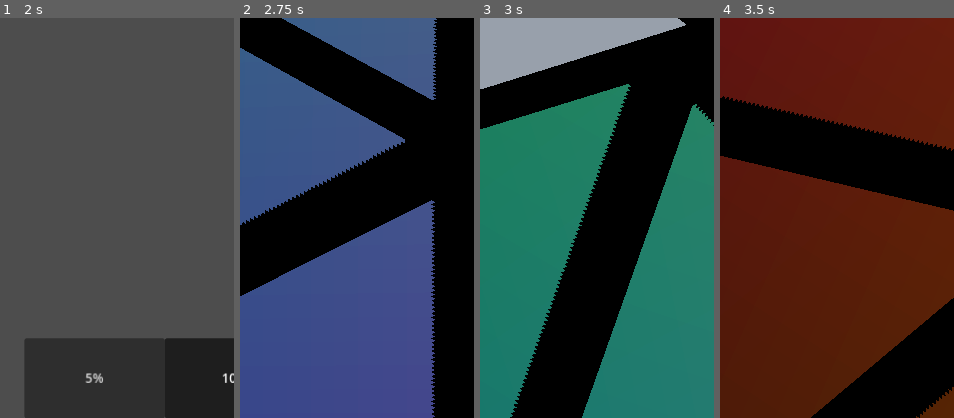
Above: before the commit, frames 1-4 (left to right).
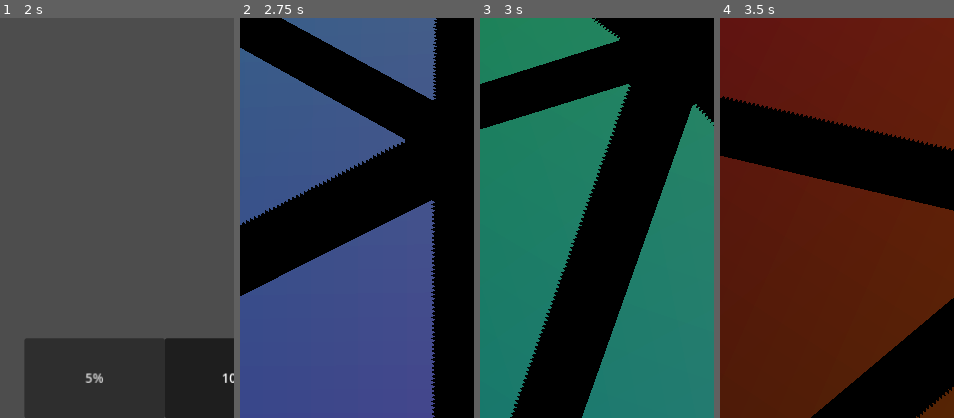
Above: after the commit, the same moments.

Repository: WalynC/sphereSweeperGodot
Game: Godot game, scene res://mainScenes/menu_scene.tscn
Same seed, same stepped clock (60 frames per second), same inputs: the game is played once before the commit and once after it. This scene is started directly instead of the project's main scene.
Inputs (mouse positions are % of the whole screen's width and height, from its top left):
- Up to frame 1 (2 s): click "new" at 0.5 s; tap Enter at 1.25 s; move the mouse to (72, 45) at 1.27 s; hold Right (ui_right) from 1.28 s (still down); hold Down (scroll_down) from 1.28 s (still down); click (72, 45) at 1.42 s
- Up to frame 2 (2.75 s): release Right (ui_right) at 2 s; release Down (scroll_down) at 2 s; click "play" at 2 s
- Up to frame 3 (3 s): drag from (30, 55) to (45, 70) at 2.77 s
- Up to frame 4 (3.5 s): no input
The pictures show only the part of the screen within x 0-50%, y 0-50%; the shares and areas given below are measured in that part.

Frames 1-2 are identical in both runs. In frame 3, 8.7% of the frame differs, in the area x 0-89%, y 0-18%; in frame 4, nothing differs.

Commit message:
Glow effect now functional

Diff:
--- a/Board.gd
+++ b/Board.gd
@@ -292,7 +292,6 @@
 	arrays[Mesh.ARRAY_COLOR] = colors
 	gm.mainMesh.mesh.add_surface_from_arrays(Mesh.PRIMITIVE_TRIANGLES, arrays)
 	gm.glowMesh.Setup(vertices, tris)
-	gm.glowMesh.Highlight(triangles[0])
 	BuildIconBoard()
 
 func BuildIconBoard():
@@ -427,6 +426,7 @@
 			nonMines -= 1
 		toCheck = nextCheck.duplicate()
 	if !loading:
+		GameManager.instance.glowMesh.Add(triangles[index], doneCheck.duplicate())
 		for t in revealed: doneCheck.erase(t)
 		if doneCheck.size() > 0:
 			if nonMines == 0:
--- /dev/null
+++ b/Glow.gd
@@ -0,0 +1,37 @@
+class_name Glow
+
+var previous = {}
+var current = {}
+var glowing = {}
+var valid = {}
+var lastChange = 0.0
+
+func Update(delta):
+	var clear = {}
+	for g in glowing:
+		var val = GameManager.instance.glowMesh.colors[g].a - delta * GameManager.instance.glowMesh.glowSpeed
+		GameManager.instance.glowMesh.colors[g].a = val
+		if val <= 0: clear[g] = null
+	if lastChange <= Time.get_ticks_msec() && current.size() > 0:
+		BeginNextWave()
+		lastChange = Time.get_ticks_msec() + GameManager.instance.glowMesh.timeBetweenWaves
+	for c in clear: glowing.erase(c)
+	if glowing.size() == 0: GameManager.instance.glowMesh.toRemove[self] = null
+	GameManager.instance.glowMesh.needsUpdating = true
+
+func BeginNextWave():
+	var next = {}
+	var high = 0
+	for c in current:
+		for t in GameManager.instance.board.pointTriangleNeighbors[c]:
+			if !valid.has(t): continue
+			if high < t.mineCount: high = t.mineCount
+			for n in t.sharedIndices: next[n] = null
+	for u in previous: next.erase(u)
+	previous = current
+	for u in previous: next.erase(u)
+	current = next
+	for n in next:
+		for t in GameManager.instance.board.pointTriangleNeighbors[n]:
+			if !valid.has(t): continue
+			for v in GameManager.instance.board.pointVectors[n]: glowing[v]=null
--- a/GlowSphere.gd
+++ b/GlowSphere.gd
@@ -2,6 +2,15 @@
 
 var colors : PackedColorArray
 var array = []
+
+var glowSpeed = 3.0
+var timeBetweenWaves = .25
+var startTransparency = .66
+
+var glows = {}
+var toRemove = {}
+
+var needsUpdating = false
 
 func Setup(vertices, tris):
 	array.resize(Mesh.ARRAY_MAX)
@@ -10,11 +19,36 @@
 	array[Mesh.ARRAY_INDEX] = tris
 	mesh.add_surface_from_arrays(Mesh.PRIMITIVE_TRIANGLES, array)
 
-func Highlight(t):
-	colors[t.vertIndices[0]] = VisualTheme.instance.numberColors[t.mineCount]
-	colors[t.vertIndices[1]] = VisualTheme.instance.numberColors[t.mineCount]
-	colors[t.vertIndices[2]] = VisualTheme.instance.numberColors[t.mineCount]
+func Add(orig, valid):
+	for t in valid.keys():
+		colors[t.vertIndices[0]] = VisualTheme.instance.numberColors[t.mineCount]
+		colors[t.vertIndices[1]] = VisualTheme.instance.numberColors[t.mineCount]
+		colors[t.vertIndices[2]] = VisualTheme.instance.numberColors[t.mineCount]
+	var glow = Glow.new()
+	glow.valid = valid.duplicate()
+	glow.lastChange = Time.get_ticks_msec() + timeBetweenWaves
+	for i in orig.sharedIndices:
+		glow.current[i]=null
+		for t in GameManager.instance.board.pointTriangleNeighbors[i]:
+			if (!valid.has(t)): continue
+			for v in t.vertIndices: glow.glowing[v] = null
+	glows[glow] = null
 	array[Mesh.ARRAY_COLOR] = colors
 	mesh.clear_surfaces()
 	mesh.add_surface_from_arrays(Mesh.PRIMITIVE_TRIANGLES, array)
-	print(colors)
+
+func Reset():
+	for c in colors: c = Color(1,1,1,0)
+	glows.clear()
+	array[Mesh.ARRAY_COLOR] = colors
+	mesh.clear_surfaces()
+	mesh.add_surface_from_arrays(Mesh.PRIMITIVE_TRIANGLES, array)
+
+func _process(delta):
+	for g in toRemove: glows.erase(g)
+	for g in glows: g.Update(delta)
+	if needsUpdating:
+		needsUpdating = false
+		array[Mesh.ARRAY_COLOR] = colors
+		mesh.clear_surfaces()
+		mesh.add_surface_from_arrays(Mesh.PRIMITIVE_TRIANGLES, array)
--- a/glowVShader.tres
+++ b/glowVShader.tres
@@ -35,7 +35,6 @@
 
 }
 "
-graph_offset = Vector2(-387.11, -7.23378)
 nodes/fragment/0/position = Vector2(600, 100)
 nodes/fragment/2/node = SubResource("VisualShaderNodeInput_vas3y")
 nodes/fragment/2/position = Vector2(-560, 260)
